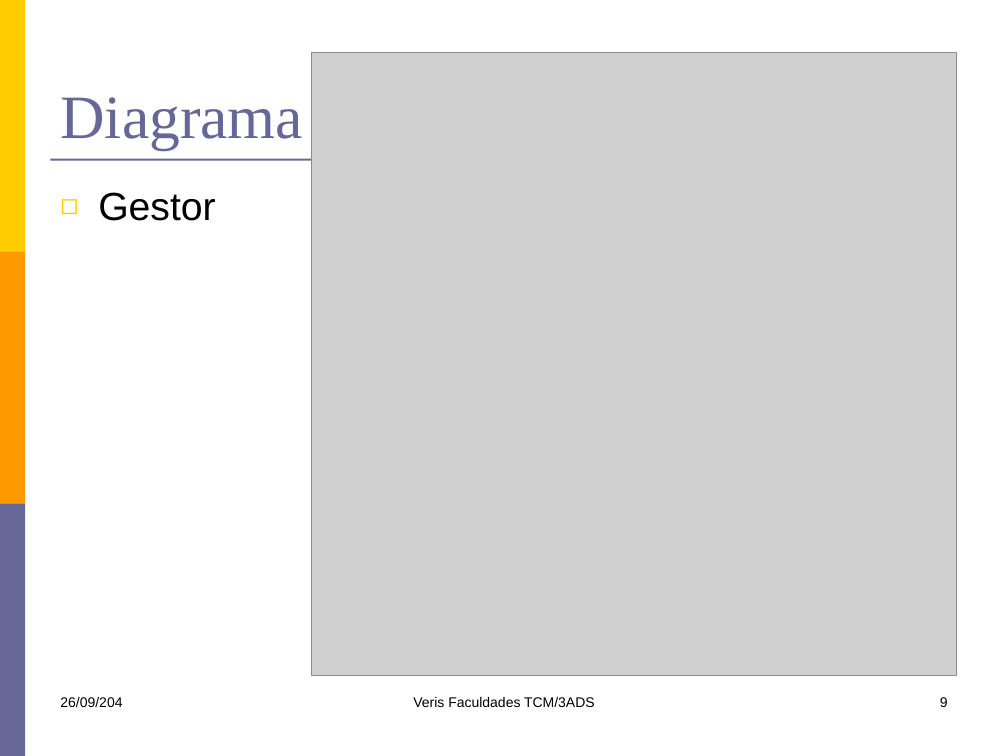
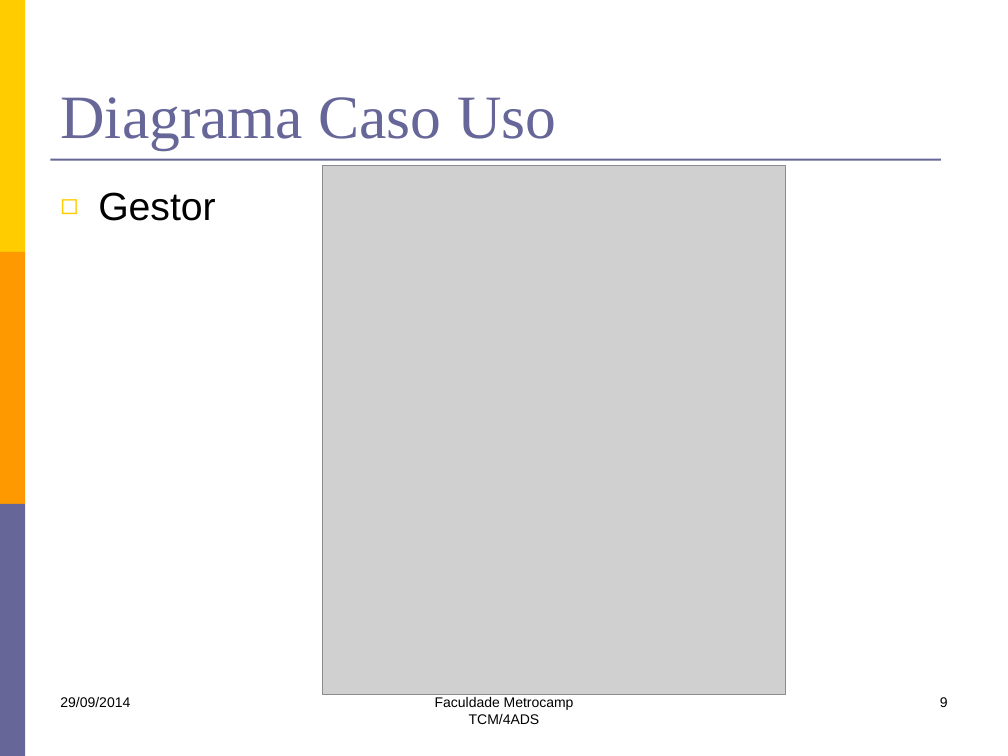
Before and after one commit to lfernandobra/pi5g1s14, a slide deck: slide 9 of documentacao/G5_Apresentacao2sem2014.pptx. Drawn at 1008x756 pixels with LibreOffice and Linux fonts; fonts in the diff are those of the drawing; grey boxes stand for pictures. Boxes give left, top, right and bottom in pixels: in the first picture for what was removed or moved away, otherwise in the second. Text is boxed around its words. In the diff, an @@ line names an element or a change of style, - is before the commit and + after.

```diff
--- a/documentacao/G5_Apresentacao2sem2014.pptx
+++ b/documentacao/G5_Apresentacao2sem2014.pptx
@@ picture: place and size @@
-picture at bbox=[311, 52, 957, 675]
+picture at bbox=[323, 165, 785, 695]
@@ text at bbox=[60, 697, 130, 707]: text changed @@
-26/09/204
+29/09/2014
@@ text at bbox=[435, 697, 574, 724]: text changed @@
-Veris Faculdades TCM/3ADS
+Faculdade Metrocamp
+TCM/4ADS
```
Also in this commit, not shown: 12 other slides changed.
